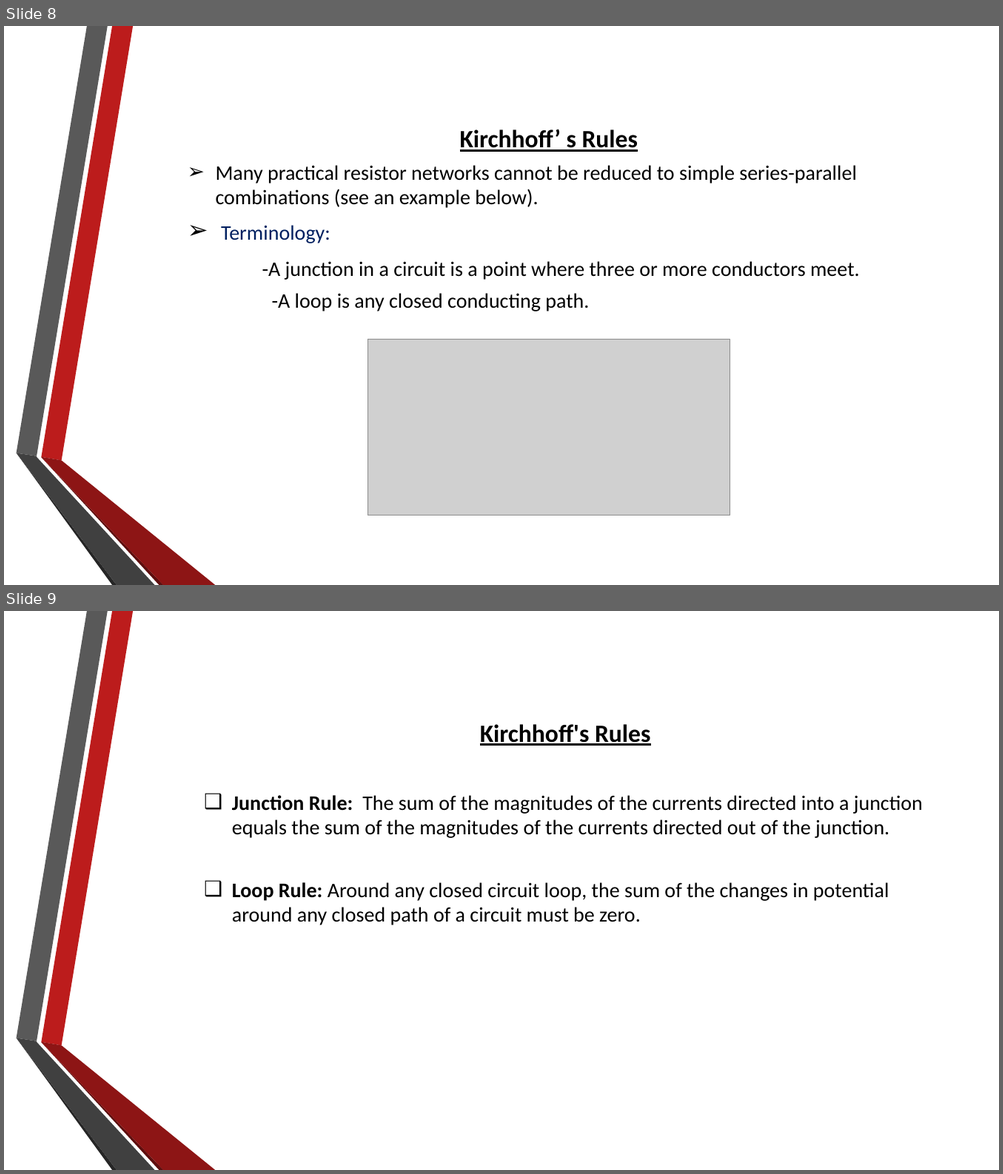
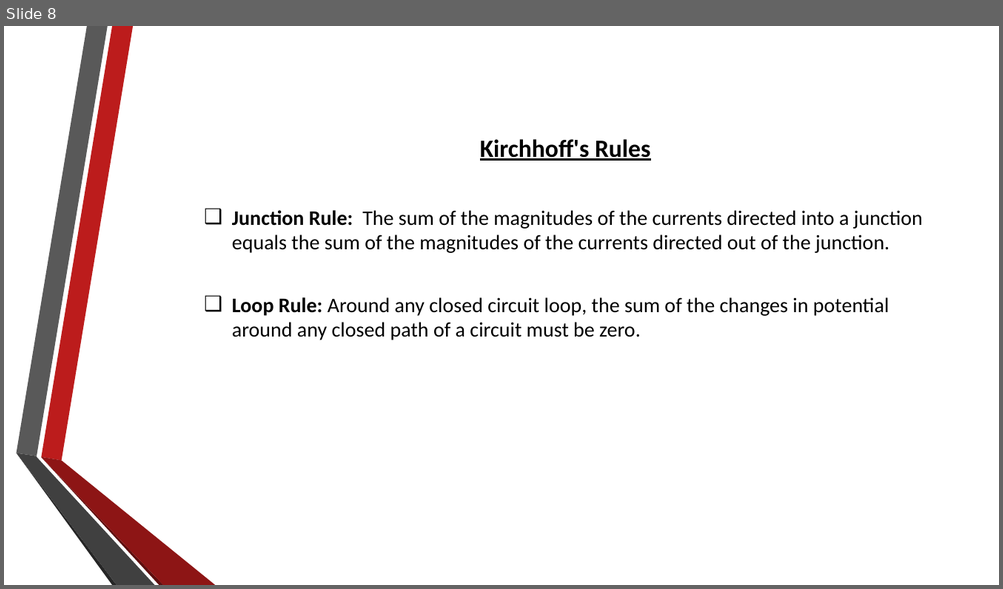
Before and after one commit to RahulAgrwal/Electrical-Virtual-lab, a slide deck: exp2/theoryimage/theory.pptx. Shown one above the other, each under a label of ours: slides 8 and 9 before the commit, slide 8 after it. The pictures are 1003x1174 and 1003x589 pixels, drawn with LibreOffice and Linux fonts; fonts in the diff are those of the drawing; grey boxes stand for pictures; background and template pictures are left out. Boxes give left, top, right and bottom in pixels: in the first picture for what was removed or moved away, otherwise in the second. Text is boxed around its words. In the diff, an @@ line names an element or a change of style, - is before the commit and + after.

```diff
--- a/exp2/theoryimage/theory.pptx
+++ b/exp2/theoryimage/theory.pptx
@@ slide 8 removed at [4, 26, 999, 585], background picture (left out); not listed: 6 template elements that a slide beside it also shows @@
@@ text removed at [216, 129, 859, 312] @@
-Kirchhoff’ s Rules
-➢ Many practical resistor networks cannot be reduced to simple series-parallel combinations (see an example below).
-➢ Terminology:
--A junction in a circuit is a point where three or more conductors meet.
--A loop is any closed conducting path.
@@ picture removed at [368, 339, 730, 515] @@
@@ what was slide 9 is now slide 8 @@
```
Also in this commit, not shown: 4 slides changed, 3 slides added, 3 other slides removed, 6 other files.
